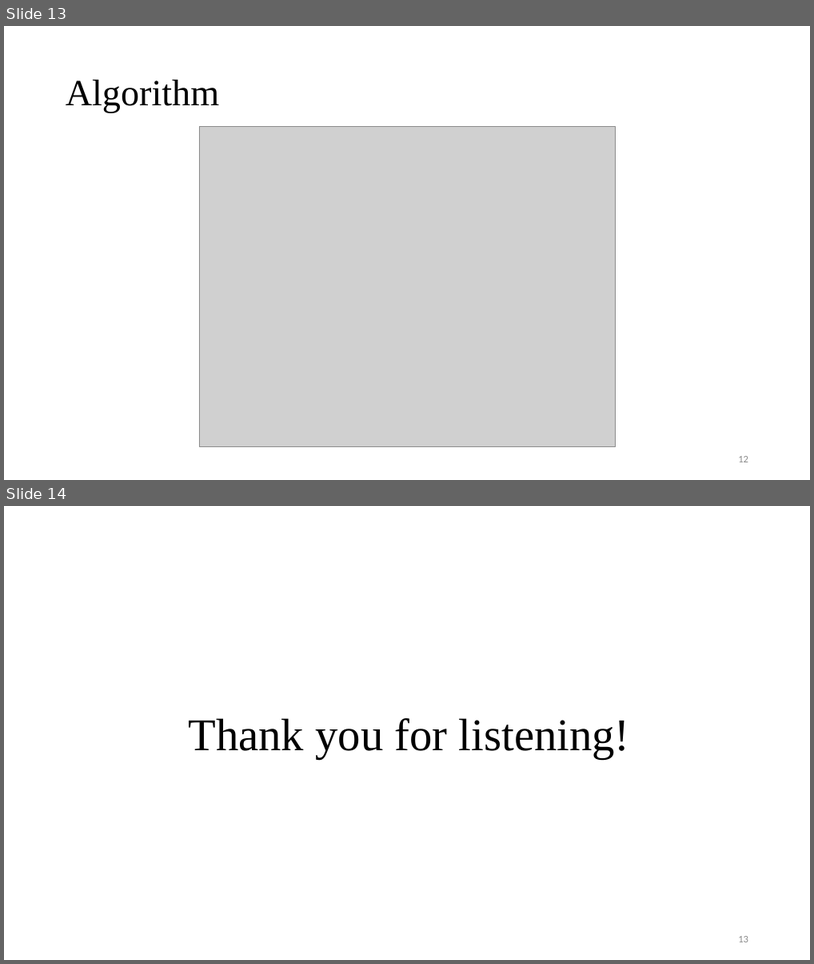
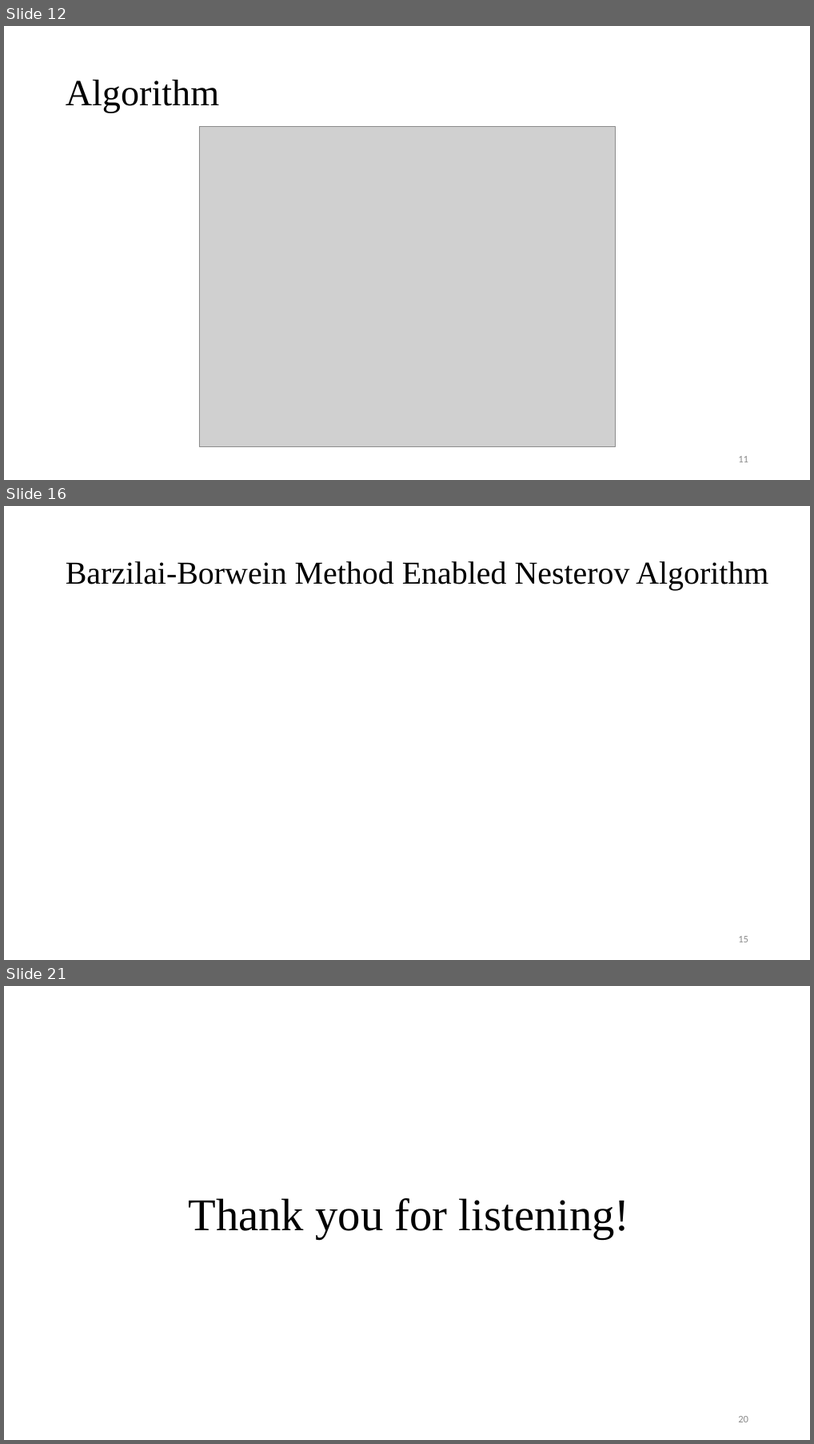
Before and after one commit to Pacific-Feng-Studuies/Studied-Papers, a slide deck: GM/Placement/Stronger Mixed-Size Placement Backbone Considering Second-Order Information/Stronger Mixed-Size Placement Backbone Considering Second-Order Information.pptx. Shown one above the other, each under a label of ours: slides 13 and 14 before the commit, slides 12, 16 and 21 after it; the slides between them are not shown. The pictures are 814x964 and 814x1444 pixels, drawn with LibreOffice and Linux fonts; fonts in the diff are those of the drawing; grey boxes stand for pictures. Boxes give left, top, right and bottom in pixels: in the first picture for what was removed or moved away, otherwise in the second. Text is boxed around its words. In the diff, an @@ line names an element or a change of style, - is before the commit and + after.

```diff
--- a/GM/Placement/Stronger Mixed-Size Placement Backbone Considering Second-Order Information/Stronger Mixed-Size Placement Backbone Considering Second-Order Information.pptx
+++ b/GM/Placement/Stronger Mixed-Size Placement Backbone Considering Second-Order Information/Stronger Mixed-Size Placement Backbone Considering Second-Order Information.pptx
@@ slide 16 added at <box>4,506,810,960</box>, background #FFFFFF @@
@@ title added at <box>66,561,769,590</box>, 38 pt, text #000000 @@
+Barzilai-Borwein Method Enabled Nesterov Algorithm
@@ page number added at <box>738,936,749,942</box>, 12 pt, text #8C8C8C @@
+15
@@ what was slide 13 is now slide 12 @@
@@ what was slide 14 is now slide 21 @@
@@ page number at <box>738,1416,749,1422</box>: text changed @@
-13
+20
```
Also in this commit, not shown: 7 slides changed, 6 other slides added.
